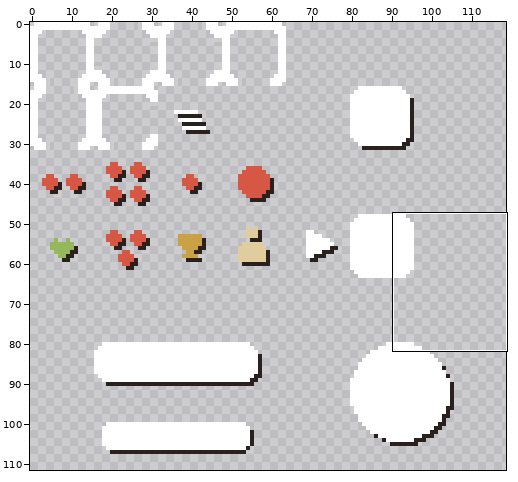
Sprite sheet -- Assets/Texture/123.png. The picture above shows the old version from afar; the outline marks the close-up.
Close-up. Earlier state:
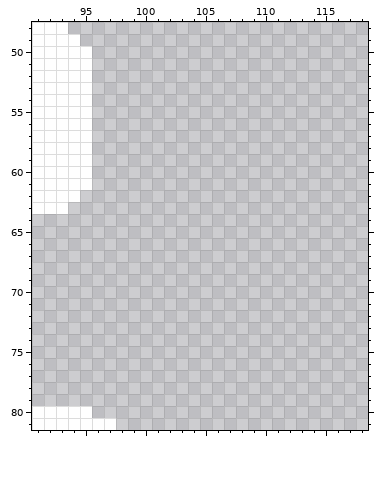
The file is 120x120 pixels. Shown: x 91..118, y 48..81. The wide view leaves out empty margins.
After the commit:
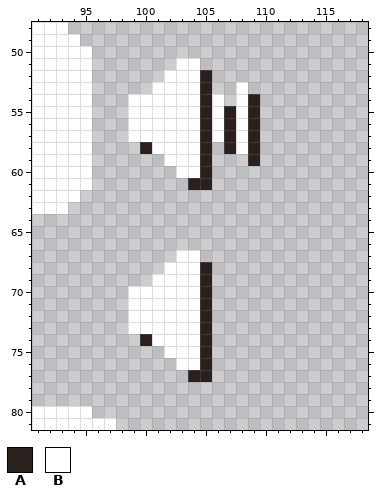
Palette (. is transparent): A #2a201e  B #ffffff
The edit:
The author put colour A in rows 52 to 53 at x 105; in row 54 at x 105 and 109; in rows 55 to 57 at x 105, 107 and 109; in row 58 at x 100, 105, 107 and 109; in row 59 at x 105 and 109; in row 60 at x 105.
The author put colour A in row 61 at x 104 to 105; in rows 68 to 73 at x 105; in row 74 at x 100 and 105; in rows 75 to 76 at x 105; in row 77 at x 104 to 105.
The author put colour B in row 51 at x 103 to 104; in row 52 at x 102 to 104; in row 53 at x 101 to 104 and 108; in rows 54 to 57 at x 99 to 104, 106 and 108; in row 58 at x 101 to 104 and 108; in row 59 at x 102 to 104.
The author put colour B in row 60 at x 103 to 104; in row 67 at x 103 to 104; in row 68 at x 102 to 104; in row 69 at x 101 to 104; in rows 70 to 73 at x 99 to 104; in row 74 at x 101 to 104.
The author put colour B in row 75 at x 102 to 104; in row 76 at x 103 to 104.
Boxes around the changes in both close-ups, in picture pixels (x1, y1, x2, y2):
added: (128, 58, 260, 190)
added: (128, 250, 212, 382)
